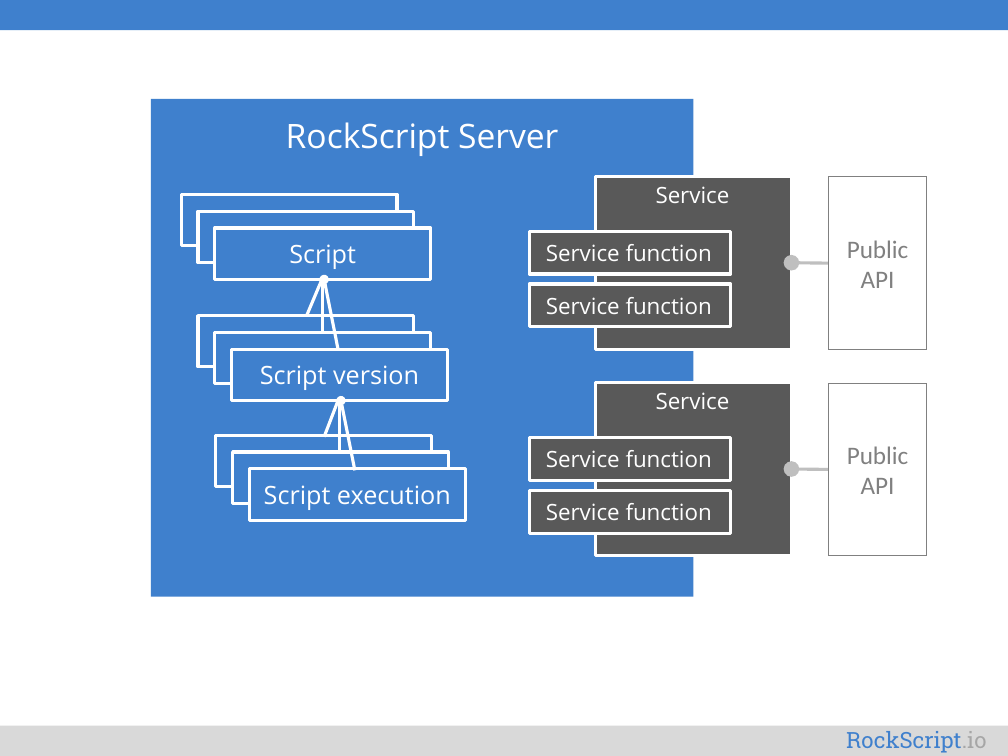
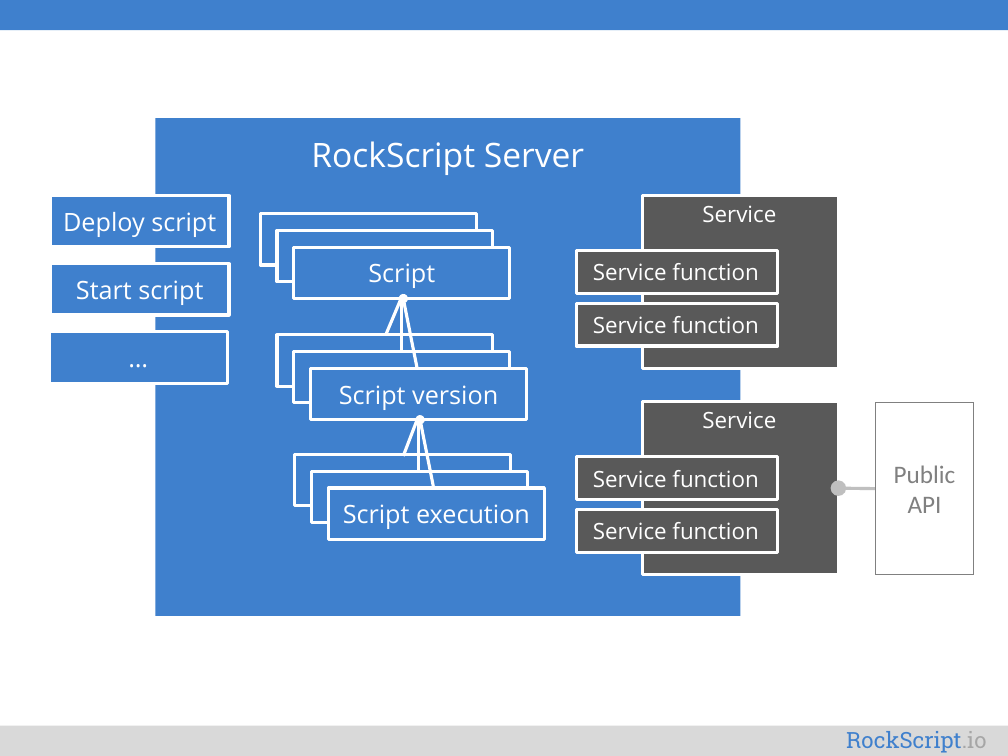
Before and after one commit to rockscript/rockscript, a slide deck: slide 3 of docs/diagrams.pptx. Drawn at 1008x756 pixels with LibreOffice and Linux fonts; fonts in the diff are those of the drawing. Boxes give left, top, right and bottom in pixels: in the first picture for what was removed or moved away, otherwise in the second. Text is boxed around its words. In the diff, an @@ line names an element or a change of style, - is before the commit and + after.

```diff
--- a/docs/diagrams.pptx
+++ b/docs/diagrams.pptx
@@ rectangle "RockScript Server": place and size @@
-rectangle "RockScript Server" at (151, 99, 694, 597)
+rectangle "RockScript Server" at (155, 118, 740, 616)
@@ rectangle removed at (829, 177, 926, 350) @@
-Public
-API
@@ rectangle added at (50, 196, 229, 247), fill #3F80CD, outline #FFFFFF 2.25 pt, 18 pt, text #FFFFFF @@
+Deploy script
@@ rectangle added at (50, 264, 229, 316), fill #3F80CD, outline #FFFFFF 2.25 pt, 18 pt, text #FFFFFF @@
+Start script
@@ arrow removed from (829, 263) to (791, 263) @@
@@ rectangle added at (49, 332, 228, 383), fill #3F80CD, outline #FFFFFF 2.25 pt, 18 pt, text #FFFFFF @@
+…
@@ 9 rectangles, 4 lines, 2 arrows: place and size @@
-9 rectangles, 4 lines, 2 arrows at (181, 195, 465, 520)
+9 rectangles, 4 lines, 2 arrows at (260, 214, 544, 539)
@@ 3 rectangles: place and size @@
-3 rectangles at (596, 176, 926, 555)
+3 rectangles at (642, 196, 974, 576)
@@ 4 rectangles, 1 arrow: place and size @@
-4 rectangles, 1 arrow at (529, 231, 829, 532)
+4 rectangles, 1 arrow at (577, 250, 876, 551)
```
Also in this commit, not shown: 12 other files.
